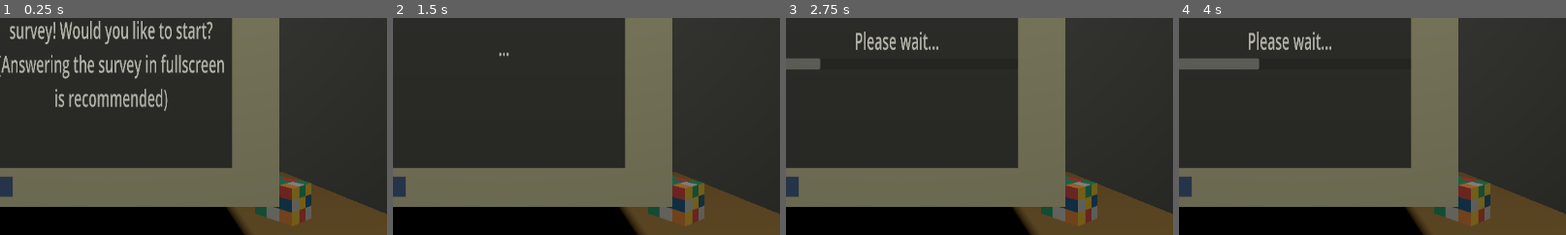
Above: before the commit, frames 1-4 (left to right).
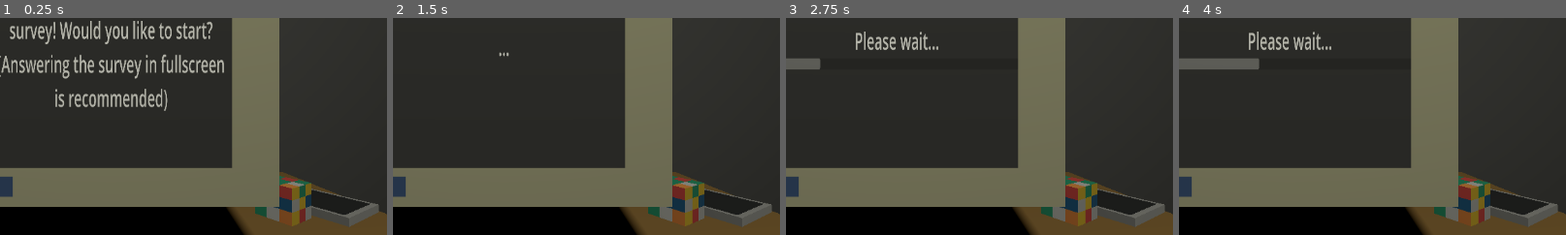
Above: after the commit, the same moments.

Repository: 69ShadesOfPeanut/Practice-Jam-3
Game: Godot game, scene res://Scenes/office.tscn
Same seed, same stepped clock (60 frames per second), same inputs: the game is played once before the commit and once after it.
Inputs:
- Up to frame 1 (0.25 s): no input
- Up to frame 2 (1.5 s): click "Yes" at 0.5 s; tap Enter at 1.25 s
- Up to frame 3 (2.75 s): tap Space at 2 s
- Up to frame 4 (4 s): tap Enter at 2.75 s; tap Space at 3.5 s
The pictures show only the part of the screen within x 36-86%, y 31-80%; the shares and areas given below are measured in that part.

The runs differ from the first frame. In frame 1, 1.9% of the frame differs, in the area x 80-98%, y 78-97%; in frame 2, 1.9%; in frame 3, 1.9%; in frame 4, 1.9%.

Commit message:
Phone
Added phone to the table

Diff:
--- a/Scenes/office.tscn
+++ b/Scenes/office.tscn
@@ -11,6 +11,7 @@
 [ext_resource type="AudioStream" uid="uid://cu2ddvrp81r4r" path="res://Sounds/click.ogg" id="9_a0b7e"]
 [ext_resource type="AudioStream" uid="uid://dqmnwkw448xc1" path="res://Sounds/knocking-at-the-door-ii.ogg" id="10_ilr6g"]
 [ext_resource type="AudioStream" uid="uid://befasjsqlr4hd" path="res://Sounds/oldwallswitchoff.wav" id="11_24fp6"]
+[ext_resource type="PackedScene" uid="uid://bqc5r1klgcrur" path="res://Imports/Phone.glb" id="12_j38xv"]
 
 [sub_resource type="StandardMaterial3D" id="StandardMaterial3D_dhmp2"]
 albedo_color = Color(0.205117, 0.205117, 0.205117, 1)
@@ -143,5 +144,8 @@
 [node name="Camera3D" type="Camera3D" parent="."]
 transform = Transform3D(1, 0, 0, 0, 1, 0, 0, 0, 1, 0, 0.905878, -1.08096)
 
+[node name="Phone" parent="." instance=ExtResource("12_j38xv")]
+transform = Transform3D(-0.866025, 0, -0.5, 0, 1, 0, 0.5, 0, -0.866025, 0.528039, 0.61277, -1.86916)
+
 [connection signal="pressed" from="UI/Buttons/Button" to="UI/Buttons" method="ButtonPress" binds= ["Yes"]]
 [connection signal="pressed" from="UI/Buttons/Button2" to="UI/Buttons" method="ButtonPress" binds= ["No"]]
Binary file added: Imports/Phone.glb
Not shown, added: Imports/Phone.glb.import
Not shown: 1 places in Scenes/office.tscn that only renumber resources
